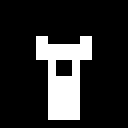
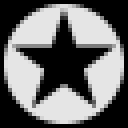
Layers edited between the first and the second 128×128 image:
added group "Coin" with 2 layers above "Drone" over [4,4,124,124]
added layer "多边形 1" in group "Coin" over [12,8,116,108]
added layer "椭圆 1" in group "Coin" over [4,4,124,124]
hid "LighterOff" over [20,20,92,124]
